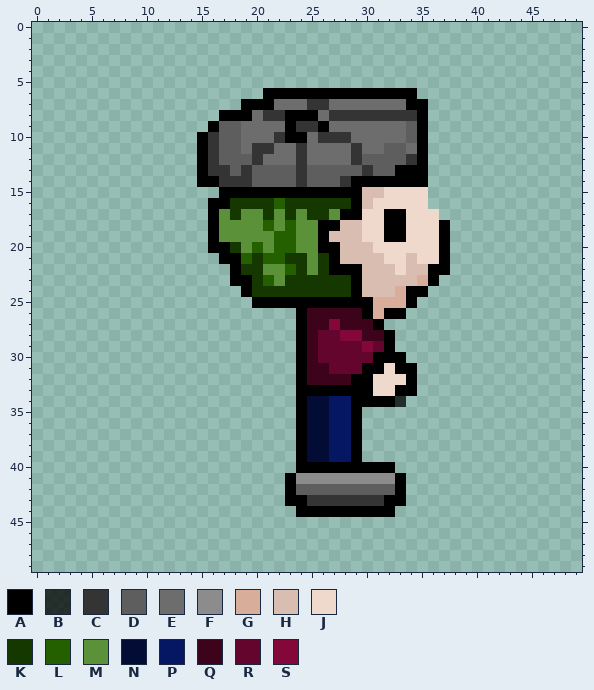
Two states of a pixel-art sprite, img/character_other_6.png. This is how it looked before the edit.
The file is 50x50 pixels. Colours within 5 levels of each other are drawn and written as one.
Palette (. is transparent): A #000000  B #000000bf  C #343434  D #5e5e5e  E #6d6d6d  F #8c8c8c  G #d8ad9a  H #d8bdb0  J #eed9cc  K #153800  L #245f00  M #5a9139  N #030c34  P #051663  Q #3c031b  R #63052c  S #84073a
New version:
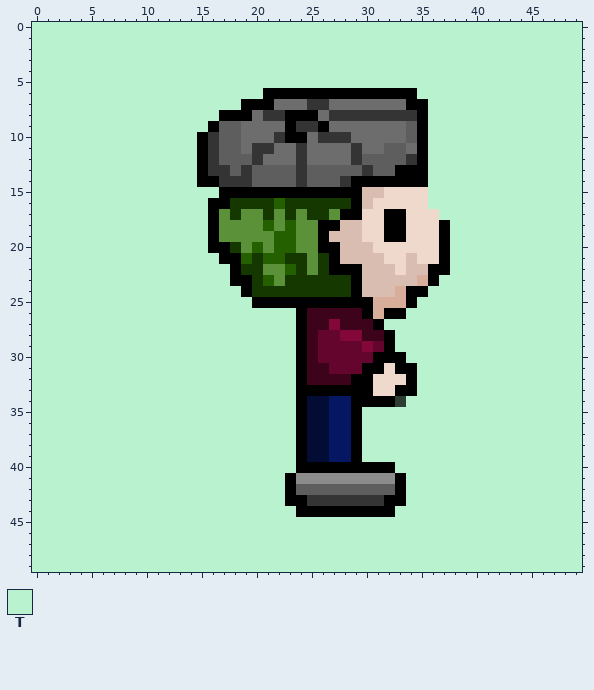
Colours new in this view: T #b9f2cf
Author's note on the commit: added green background to other character img
Edits made:
@@ palette @@
-B #000000bf
+B #2e3c33
@@ x 0..49 @@
- 0 ..................................................
- 1 ..................................................
- 2 ..................................................
- 3 ..................................................
- 4 ..................................................
- 5 ..................................................
- 6 .....................AAAAAAAAAAAAAA...............
- 7 ...................AAAEEECCEEEEEEEAA..............
- 8 .................AAAECCAAAECCCCCCCCA..............
- 9 ................ADDEEEEACCAEEEEEEEDA..............
-10 ...............ACDDEEECAAECCCEEEEEDA..............
-11 ...............ACDDECCEECEEEECEEDDEA..............
-12 ...............ACDDDCEEECEEEECDDDDCA..............
-13 ...............ACCDCDDDDCDDDDDCDDAAA..............
-14 ...............AACCCDDDDCDDDCAAAAAAA..............
-15 .................AAAAAAAAAAAAAHHJJJJ..............
-16 ................AAKKKKLKKKKKKAHJJJJJ..............
-17 ................AMKMMKMKMKKMAAJJAAJJJ.............
-18 ................AMMMMLMLMMAAHHJJAAJJJA............
-19 ................AMMMMMLLMMAHHHJJAAJJJA............
-20 ................AAKMLMLLMMAAHHHJJJJJJA............
-21 .................AALKLLKKMKAHHHHJJHJJA............
-22 ..................AKKMMLKMKAAAHHHJHHAA............
-23 ..................AAKLMKKKKKKAHHHHHGA.............
-24 ...................AKKKKKKKKKAHHHGAA..............
-25 ....................AAAAAAAAAAAGGGA...............
-26 ........................AQQQQQAGAA................
-27 ........................AQQSQQQA..................
-28 ........................AQRRSSQQA.................
-29 ........................AQRRRRSRA.................
-30 ........................AQRRRRRAAA................
-31 ........................AQQRRRAAJAA...............
-32 ........................AQQQQAAJJJA...............
-33 ........................AAAAAAAJJAA...............
-34 ........................ANNPPAAAAB................
-35 ........................ANNPPA....................
-36 ........................ANNPPA....................
-37 ........................ANNPPA....................
-38 ........................ANNPPA....................
-39 ........................ANNPPA....................
-40 ........................AAAAAAAAA.................
-41 .......................AFFFFFFFFFA................
-42 .......................ADDDDDDDDDA................
-43 .......................AACCCCCCCAA................
-44 ........................AAAAAAAAA.................
-45 ..................................................
-46 ..................................................
-47 ..................................................
-48 ..................................................
-49 ..................................................
+ 0 TTTTTTTTTTTTTTTTTTTTTTTTTTTTTTTTTTTTTTTTTTTTTTTTTT
+ 1 TTTTTTTTTTTTTTTTTTTTTTTTTTTTTTTTTTTTTTTTTTTTTTTTTT
+ 2 TTTTTTTTTTTTTTTTTTTTTTTTTTTTTTTTTTTTTTTTTTTTTTTTTT
+ 3 TTTTTTTTTTTTTTTTTTTTTTTTTTTTTTTTTTTTTTTTTTTTTTTTTT
+ 4 TTTTTTTTTTTTTTTTTTTTTTTTTTTTTTTTTTTTTTTTTTTTTTTTTT
+ 5 TTTTTTTTTTTTTTTTTTTTTTTTTTTTTTTTTTTTTTTTTTTTTTTTTT
+ 6 TTTTTTTTTTTTTTTTTTTTTAAAAAAAAAAAAAATTTTTTTTTTTTTTT
+ 7 TTTTTTTTTTTTTTTTTTTAAAEEECCEEEEEEEAATTTTTTTTTTTTTT
+ 8 TTTTTTTTTTTTTTTTTAAAECCAAAECCCCCCCCATTTTTTTTTTTTTT
+ 9 TTTTTTTTTTTTTTTTADDEEEEACCAEEEEEEEDATTTTTTTTTTTTTT
+10 TTTTTTTTTTTTTTTACDDEEECAAECCCEEEEEDATTTTTTTTTTTTTT
+11 TTTTTTTTTTTTTTTACDDECCEECEEEECEEDDEATTTTTTTTTTTTTT
+12 TTTTTTTTTTTTTTTACDDDCEEECEEEECDDDDCATTTTTTTTTTTTTT
+13 TTTTTTTTTTTTTTTACCDCDDDDCDDDDDCDDAAATTTTTTTTTTTTTT
+14 TTTTTTTTTTTTTTTAACCCDDDDCDDDCAAAAAAATTTTTTTTTTTTTT
+15 TTTTTTTTTTTTTTTTTAAAAAAAAAAAAAHHJJJJTTTTTTTTTTTTTT
+16 TTTTTTTTTTTTTTTTAAKKKKLKKKKKKAHJJJJJTTTTTTTTTTTTTT
+17 TTTTTTTTTTTTTTTTAMKMMKMKMKKMAAJJAAJJJTTTTTTTTTTTTT
+18 TTTTTTTTTTTTTTTTAMMMMLMLMMAAHHJJAAJJJATTTTTTTTTTTT
+19 TTTTTTTTTTTTTTTTAMMMMMLLMMAHHHJJAAJJJATTTTTTTTTTTT
+20 TTTTTTTTTTTTTTTTAAKMLMLLMMAAHHHJJJJJJATTTTTTTTTTTT
+21 TTTTTTTTTTTTTTTTTAALKLLKKMKAHHHHJJHJJATTTTTTTTTTTT
+22 TTTTTTTTTTTTTTTTTTAKKMMLKMKAAAHHHJHHAATTTTTTTTTTTT
+23 TTTTTTTTTTTTTTTTTTAAKLMKKKKKKAHHHHHGATTTTTTTTTTTTT
+24 TTTTTTTTTTTTTTTTTTTAKKKKKKKKKAHHHGAATTTTTTTTTTTTTT
+25 TTTTTTTTTTTTTTTTTTTTAAAAAAAAAAAGGGATTTTTTTTTTTTTTT
+26 TTTTTTTTTTTTTTTTTTTTTTTTAQQQQQAGAATTTTTTTTTTTTTTTT
+27 TTTTTTTTTTTTTTTTTTTTTTTTAQQSQQQATTTTTTTTTTTTTTTTTT
+28 TTTTTTTTTTTTTTTTTTTTTTTTAQRRSSQQATTTTTTTTTTTTTTTTT
+29 TTTTTTTTTTTTTTTTTTTTTTTTAQRRRRSRATTTTTTTTTTTTTTTTT
+30 TTTTTTTTTTTTTTTTTTTTTTTTAQRRRRRAAATTTTTTTTTTTTTTTT
+31 TTTTTTTTTTTTTTTTTTTTTTTTAQQRRRAAJAATTTTTTTTTTTTTTT
+32 TTTTTTTTTTTTTTTTTTTTTTTTAQQQQAAJJJATTTTTTTTTTTTTTT
+33 TTTTTTTTTTTTTTTTTTTTTTTTAAAAAAAJJAATTTTTTTTTTTTTTT
+34 TTTTTTTTTTTTTTTTTTTTTTTTANNPPAAAABTTTTTTTTTTTTTTTT
+35 TTTTTTTTTTTTTTTTTTTTTTTTANNPPATTTTTTTTTTTTTTTTTTTT
+36 TTTTTTTTTTTTTTTTTTTTTTTTANNPPATTTTTTTTTTTTTTTTTTTT
+37 TTTTTTTTTTTTTTTTTTTTTTTTANNPPATTTTTTTTTTTTTTTTTTTT
+38 TTTTTTTTTTTTTTTTTTTTTTTTANNPPATTTTTTTTTTTTTTTTTTTT
+39 TTTTTTTTTTTTTTTTTTTTTTTTANNPPATTTTTTTTTTTTTTTTTTTT
+40 TTTTTTTTTTTTTTTTTTTTTTTTAAAAAAAAATTTTTTTTTTTTTTTTT
+41 TTTTTTTTTTTTTTTTTTTTTTTAFFFFFFFFFATTTTTTTTTTTTTTTT
+42 TTTTTTTTTTTTTTTTTTTTTTTADDDDDDDDDATTTTTTTTTTTTTTTT
+43 TTTTTTTTTTTTTTTTTTTTTTTAACCCCCCCAATTTTTTTTTTTTTTTT
+44 TTTTTTTTTTTTTTTTTTTTTTTTAAAAAAAAATTTTTTTTTTTTTTTTT
+45 TTTTTTTTTTTTTTTTTTTTTTTTTTTTTTTTTTTTTTTTTTTTTTTTTT
+46 TTTTTTTTTTTTTTTTTTTTTTTTTTTTTTTTTTTTTTTTTTTTTTTTTT
+47 TTTTTTTTTTTTTTTTTTTTTTTTTTTTTTTTTTTTTTTTTTTTTTTTTT
+48 TTTTTTTTTTTTTTTTTTTTTTTTTTTTTTTTTTTTTTTTTTTTTTTTTT
+49 TTTTTTTTTTTTTTTTTTTTTTTTTTTTTTTTTTTTTTTTTTTTTTTTTT
Where, in picture pixels (left, top, right, bottom), the same in both pictures:
changed: (32, 22, 582, 572)
